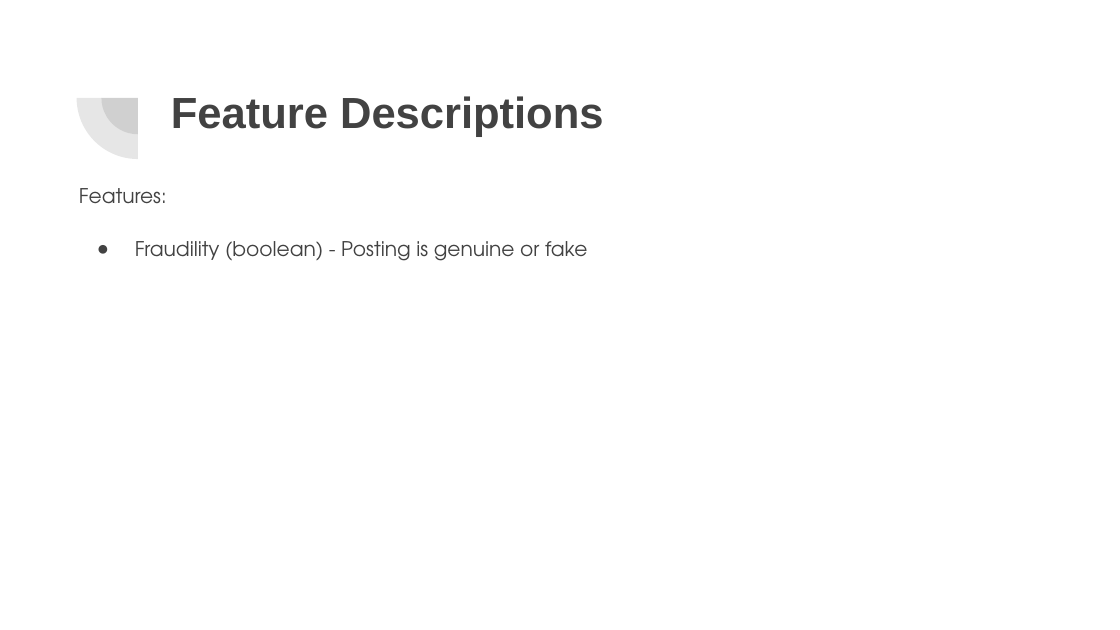
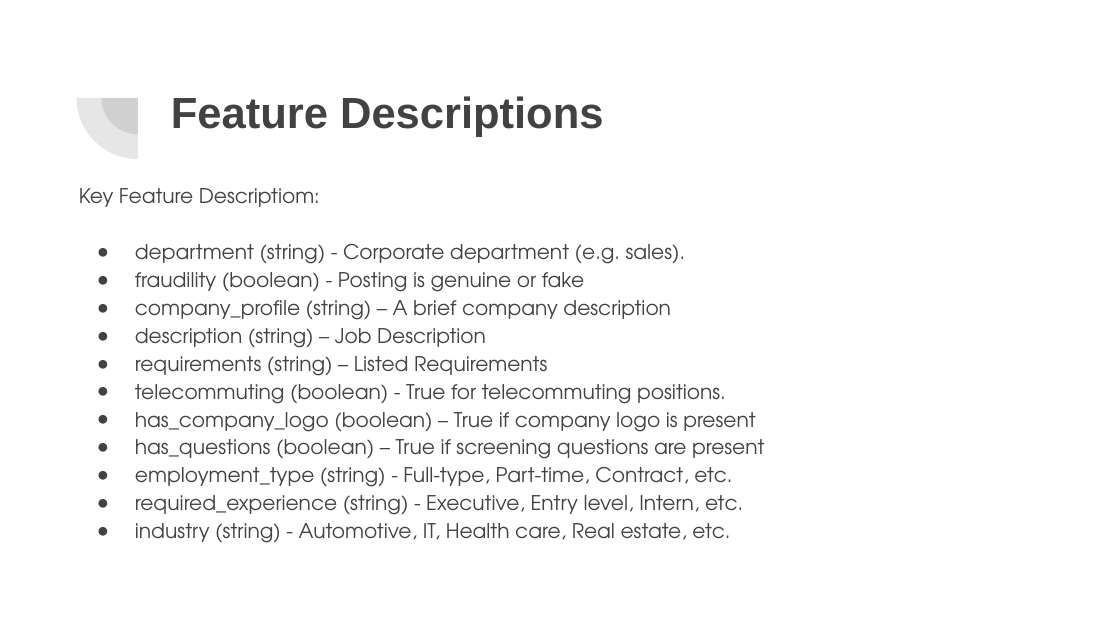
Before and after one commit to shpatgashi/machine_learning_experiments, a slide deck: slide 33 of Machine Learning.pptx. Drawn at 1120x630 pixels with LibreOffice and Linux fonts; fonts in the diff are those of the drawing. Boxes give left, top, right and bottom in pixels: in the first picture for what was removed or moved away, otherwise in the second. Text is boxed around its words. In the diff, an @@ line names an element or a change of style, - is before the commit and + after.

```diff
--- a/Machine Learning.pptx
+++ b/Machine Learning.pptx
@@ text at [79, 188, 764, 543]: text changed @@
-Features:
-● Fraudility (boolean) - Posting is genuine or fake
+Key Feature Descriptiom:
+● department (string) - Corporate department (e.g. sales).
+● fraudility (boolean) - Posting is genuine or fake
+● company_profile (string) – A brief company description
+● description (string) – Job Description
+● requirements (string) – Listed Requirements
+● telecommuting (boolean) - True for telecommuting positions.
+● has_company_logo (boolean) – True if company logo is present
+● has_questions (boolean) – True if screening questions are present
+● employment_type (string) - Full-type, Part-time, Contract, etc.
+● required_experience (string) - Executive, Entry level, Intern, etc.
+● industry (string) - Automotive, IT, Health care, Real estate, etc.
```
Also in this commit, not shown: 1 other slide changed, 2 slides added, 1 other file.
